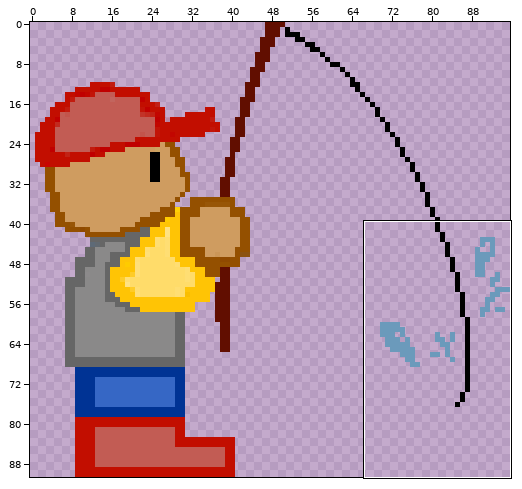
Two states of a sprite sheet, assets/Fishing_Success.png. Above, an overview of the earlier version with the close-up marked.
Close-up. Before:
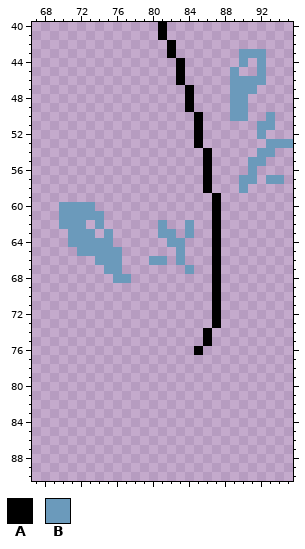
The file is 96x91 pixels. Pixels under 10% opacity are left out. Colours within 5 levels of each other are drawn and written as one. Shown: x 67..95, y 40..90.
Palette (. is transparent): A #000000  B #6b9abb
Now the later version:
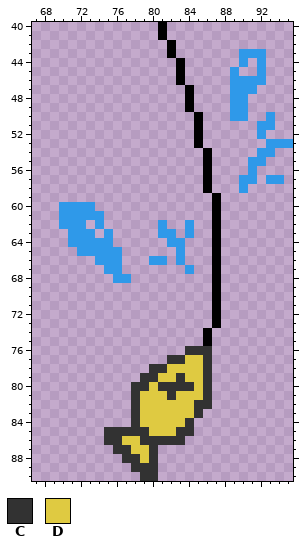
Colours new in this view: C #323232  D #dfca41
Message: Modify appearance of fishing success frame
The edit:
@@ palette @@
-B #6b9abb
+B #2f99e9
@@ x 73..88 @@
 75 .............A..
-76 ............A...
-77 ................
-78 ................
-79 ................
-80 ................
-81 ................
-82 ................
-83 ................
-84 ................
-85 ................
-86 ................
-87 ................
-88 ................
-89 ................
-90 ................
+76 ...........CCC..
+77 .........CCDDC..
+78 .......CCDDDDC..
+79 ......CCDDCDDC..
+80 .....CCDCCCCDC..
+81 .....CDDDCDDDC..
+82 .....CDDDDDDCC..
+83 .....CDDDDDDC...
+84 .....CDDDDDC....
+85 ..CCCCCDDDCC....
+86 ..CCDDCCCCC.....
+87 ...CCDDC........
+88 ....CCDC........
+89 .....CCC........
+90 ......CC........
Changed places in both close-ups, as pixel boxes (x1, y1, x2, y2):
changed: (230, 49, 293, 193)
changed: (59, 202, 194, 283)
changed: (104, 346, 212, 481)
